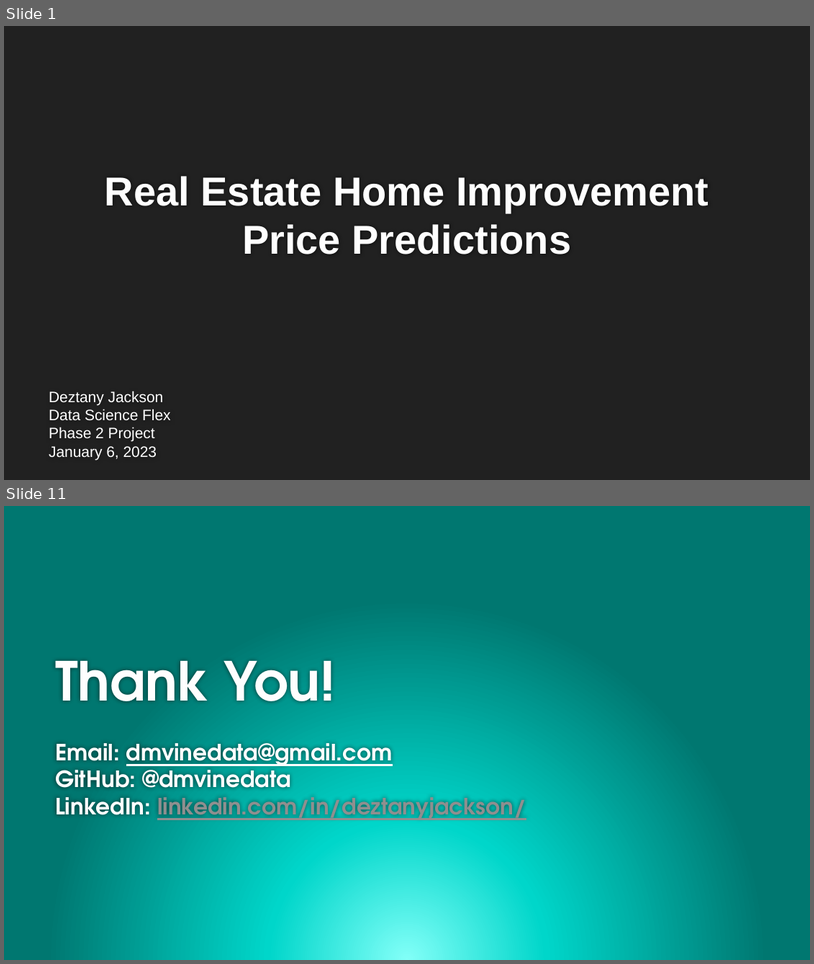
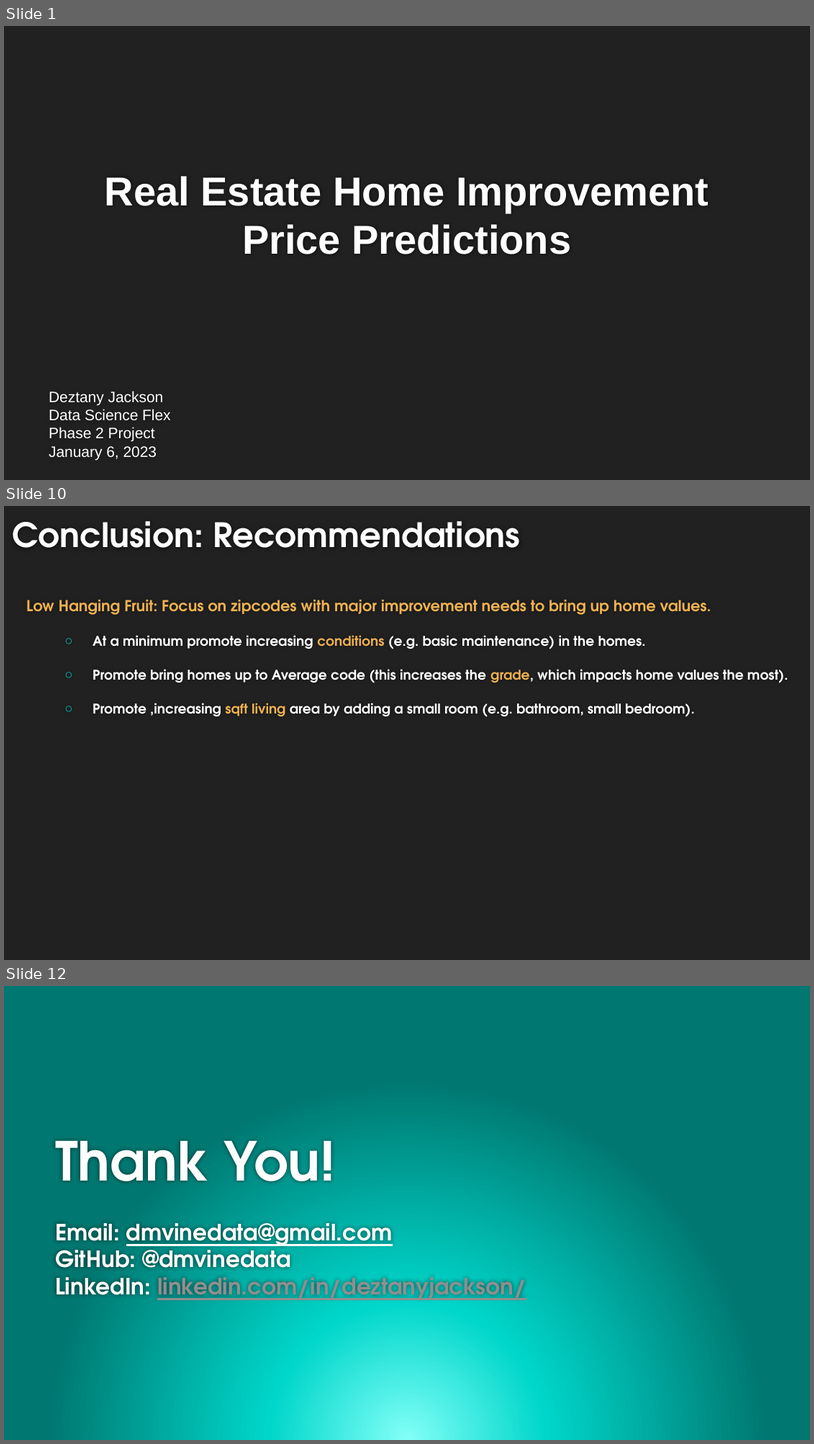
Before and after one commit to Dmvinedata/dsc-phase-2-project-v2-3, a slide deck: Phase2_Project_Presentation_DJackson.pptx. Shown one above the other, each under a label of ours: slides 1 and 11 before the commit, slides 1, 10 and 12 after it; the slides between them are not shown. The pictures are 814x964 and 814x1444 pixels, drawn with LibreOffice and Linux fonts; fonts in the diff are those of the drawing; background and template pictures are left out. Boxes give left, top, right and bottom in pixels: in the first picture for what was removed or moved away, otherwise in the second. Text is boxed around its words. In the diff, an @@ line names an element or a change of style, - is before the commit and + after.

```diff
--- a/Phase2_Project_Presentation_DJackson.pptx
+++ b/Phase2_Project_Presentation_DJackson.pptx
@@ slide 10 added at (x1=4, y1=506, x2=810, y2=960), background #212121 @@
@@ title added at (x1=12, y1=521, x2=520, y2=548), 30 pt, text #FEFEFE, bold @@
+Conclusion: Recommendations
@@ text added at (x1=26, y1=600, x2=789, y2=717), 12 pt, text #FFFFFF, bold @@
+Low Hanging Fruit: Focus on zipcodes with major improvement needs to bring up home values.
+  ○ At a minimum promote increasing conditions (e.g. basic maintenance) in the homes.
+  ○ Promote bring homes up to Average code (this increases the grade, which impacts home values the most).
+  ○ Promote ,increasing sqft living area by adding a small room (e.g. bathroom, small bedroom).
@@ what was slide 11 is now slide 12 @@
```
Also in this commit, not shown: 7 slides changed, 2 other slides added, 2 slides removed, 9 other files.
